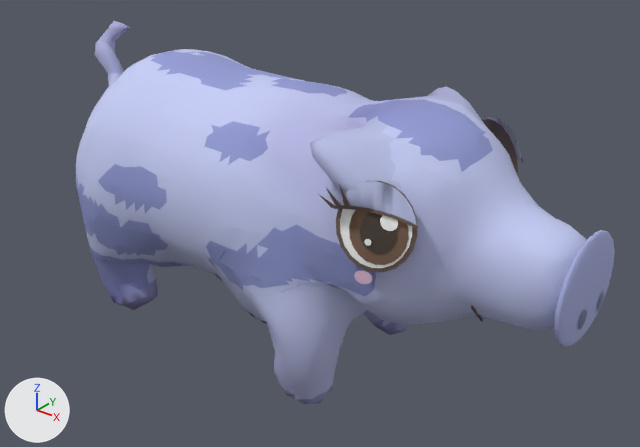
The glTF model art/models/limited/blueberry_pig.glb, before and after one commit.
The view is the same before and after, from a camera (50 mm lens) standing at (0.705, -0.849, 0.732) and looking at (0.008, 0.022, 0.192). Lighting does not change. The marker at lower left points along +X, +Y and +Z. The picture after the commit comes second. Vertices at exactly the same position are counted once.

In view in the first picture: 'blueberry_pig'.
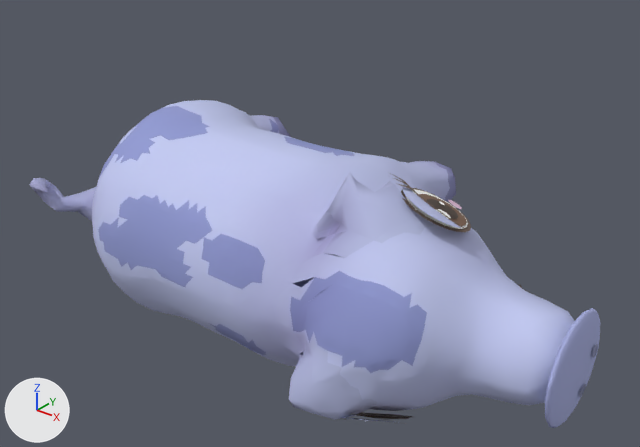
The newer file adds a shape key; the second version is drawn at full value of the shape key 'sleep' of 'blueberry_pig', and the change is written as the vertex moves it makes.

Changed parts and their boxes (x1, y1, x2, y2) in the pictures (640 x 447 px; the box of a moved part takes in the faces that stretch with it):
'blueberry_pig', reshaped (14% shorter)
    before: (76, 21, 615, 404)
    after: (29, 100, 600, 428)
part 1 of me_blueberry_pig, moved or reshaped
    before: (554, 230, 615, 347)
    after: (545, 308, 600, 428)
part 2 of me_blueberry_pig, moved or reshaped
    before: (336, 181, 417, 272)
    after: (351, 412, 413, 417)
part 3 of me_blueberry_pig, moved or reshaped
    before: (340, 209, 412, 268)
    after: (352, 414, 410, 418)
part 4 of me_blueberry_pig, moved or reshaped
    before: (349, 210, 409, 265)
    after: (357, 415, 409, 419)
part 5 of me_blueberry_pig, moved or reshaped
    before: (360, 213, 397, 254)
    after: (364, 416, 397, 419)
part 6 of me_blueberry_pig, moved or reshaped (not visible afterwards)
    before: (380, 215, 398, 231)
part 7 of me_blueberry_pig, moved or reshaped
    before: (339, 181, 417, 225)
    after: (345, 417, 394, 422)
part 8 of me_blueberry_pig, moved or reshaped (not visible afterwards)
    before: (334, 205, 418, 229)
part 9 of me_blueberry_pig, moved or reshaped (not visible afterwards)
    before: (354, 270, 372, 284)
part 10 of me_blueberry_pig, moved or reshaped
    before: (579, 310, 587, 329)
    after: (579, 384, 586, 397)
part 11 of me_blueberry_pig, moved or reshaped
    before: (482, 119, 518, 173)
    after: (401, 188, 471, 232)
part 12 of me_blueberry_pig, moved or reshaped (not visible before)
    after: (406, 189, 468, 229)
part 13 of me_blueberry_pig, moved or reshaped (not visible before)
    after: (419, 194, 467, 226)
part 14 of me_blueberry_pig, moved or reshaped (not visible before)
    after: (426, 199, 458, 219)
part 15 of me_blueberry_pig, moved or reshaped
    before: (483, 117, 522, 161)
    after: (402, 184, 463, 229)
part 16 of me_blueberry_pig, moved or reshaped (not visible before)
    after: (407, 185, 464, 228)
part 17 of me_blueberry_pig, moved or reshaped (not visible before)
    after: (448, 200, 462, 209)
part 18 of me_blueberry_pig, moved or reshaped
    before: (598, 293, 604, 311)
    after: (592, 344, 598, 358)
part 19 of me_blueberry_pig, moved or reshaped
    before: (76, 21, 586, 404)
    after: (29, 100, 574, 420)

Patch to the scene script:
```diff
--- a/art/models/limited/blueberry_pig.glb.py
+++ b/art/models/limited/blueberry_pig.glb.py
@@ me_blueberry_pig @@
-me_blueberry_pig.from_pydata(...)  # 2957 vertices, 4858 faces; spans x -0.414..0.414, y -0.169..0.169, z 0.0..0.416
+me_blueberry_pig.from_pydata(...)  # 2957 vertices, 4858 faces; spans x -0.414..0.414, y -0.192..0.244, z 0.0..0.329
+# me_blueberry_pig part 1: the loose piece of 182 vertices spanning x 0.391..0.412, y -0.074..0.074, z 0.172..0.306 is turned 64.7 degrees about the x axis through its middle, then moved by (0.0, -0.001, -0.106)
+# me_blueberry_pig part 2: the loose piece of 21 vertices spanning x 0.164..0.253, y -0.146..-0.115, z 0.253..0.358 is turned 64.7 degrees about the x axis through its middle, then moved by (0.0, 0.014, -0.262)
+# me_blueberry_pig part 3: the loose piece of 21 vertices spanning x 0.17..0.248, y -0.146..-0.118, z 0.258..0.353 is turned 64.7 degrees about the x axis through its middle, then moved by (0.0, 0.015, -0.263)
+# me_blueberry_pig part 4: the loose piece of 21 vertices spanning x 0.181..0.245, y -0.144..-0.121, z 0.263..0.34 is turned 64.7 degrees about the x axis through its middle, then moved by (0.0, 0.018, -0.261)
+# me_blueberry_pig part 5: the loose piece of 21 vertices spanning x 0.194..0.233, y -0.14..-0.126, z 0.277..0.325 is turned 64.7 degrees about the x axis through its middle, then moved by (0.0, 0.02, -0.262)
+# me_blueberry_pig part 6: the loose piece of 13 vertices spanning x 0.215..0.234, y -0.133..-0.126, z 0.306..0.326 is turned 64.7 degrees about the x axis through its middle, then moved by (0.0, 0.004, -0.266)
+# me_blueberry_pig part 7: the loose piece of 42 vertices spanning x 0.167..0.255, y -0.149..-0.12, z 0.316..0.36 is turned 64.7 degrees about the x axis through its middle, then moved by (0.0, -0.013, -0.284)
+# me_blueberry_pig part 8: the loose piece of 50 vertices spanning x 0.166..0.256, y -0.151..-0.121, z 0.314..0.329 is turned 64.7 degrees about the x axis through its middle, then moved by (0.0, 0.002, -0.276)
+# me_blueberry_pig part 9: the loose piece of 15 vertices spanning x 0.19..0.21, y -0.144..-0.137, z 0.236..0.253 is turned 64.7 degrees about the x axis through its middle, then moved by (0.0, 0.075, -0.236)
+# me_blueberry_pig part 10: the loose piece of 13 vertices spanning x 0.411..0.414, y -0.033..-0.016, z 0.203..0.228 is turned 64.7 degrees about the x axis through its middle, then moved by (0.0, 0.035, -0.114)
+# me_blueberry_pig part 11: the loose piece of 21 vertices spanning x 0.165..0.252, y 0.115..0.149, z 0.253..0.358 is turned 64.7 degrees about the x axis through its middle, then moved by (0.0, -0.136, -0.024)
+# me_blueberry_pig part 12: the loose piece of 21 vertices spanning x 0.17..0.248, y 0.118..0.148, z 0.258..0.353 is turned 64.7 degrees about the x axis through its middle, then moved by (0.0, -0.137, -0.023)
+# me_blueberry_pig part 13: the loose piece of 21 vertices spanning x 0.181..0.245, y 0.121..0.146, z 0.263..0.34 is turned 64.7 degrees about the x axis through its middle, then moved by (0.0, -0.134, -0.021)
+# me_blueberry_pig part 14: the loose piece of 21 vertices spanning x 0.194..0.233, y 0.127..0.142, z 0.277..0.325 is turned 64.7 degrees about the x axis through its middle, then moved by (0.0, -0.134, -0.019)
+# me_blueberry_pig part 15: the loose piece of 42 vertices spanning x 0.168..0.255, y 0.12..0.151, z 0.316..0.36 is turned 64.7 degrees about the x axis through its middle, then moved by (0.0, -0.168, -0.039)
+# me_blueberry_pig part 16: the loose piece of 50 vertices spanning x 0.166..0.255, y 0.121..0.153, z 0.314..0.329 is turned 64.7 degrees about the x axis through its middle, then moved by (0.0, -0.154, -0.029)
+# me_blueberry_pig part 17: the loose piece of 15 vertices spanning x 0.19..0.21, y 0.138..0.146, z 0.236..0.252 is turned 64.7 degrees about the x axis through its middle, then moved by (0.0, -0.087, 0.02)
+# me_blueberry_pig part 18: the loose piece of 13 vertices spanning x 0.411..0.414, y 0.016..0.033, z 0.203..0.228 is turned 64.7 degrees about the x axis through its middle, then moved by (0.0, 0.007, -0.07)
+# me_blueberry_pig part 19: 2319 of 2957 vertices moved; they spanned x -0.414..0.411, y -0.169..0.169, z 0.0..0.416 and now span x -0.414..0.411, y -0.192..0.244, z 0.0..0.329; mean shift (0.001, 0.017, -0.092); largest move (0.118, -0.134, 0.383) -> (0.118, -0.177, 0.06)
+# other edits to the shape of me_blueberry_pig do not show in these pictures
 me_blueberry_pig.materials.append(mat_coat)
```
